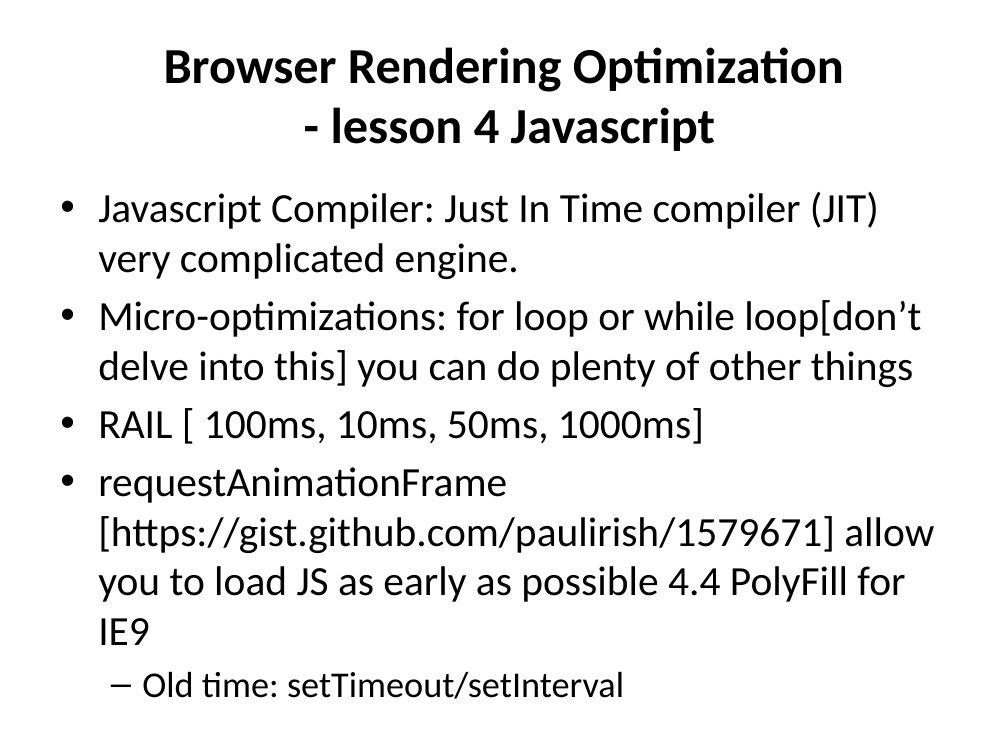
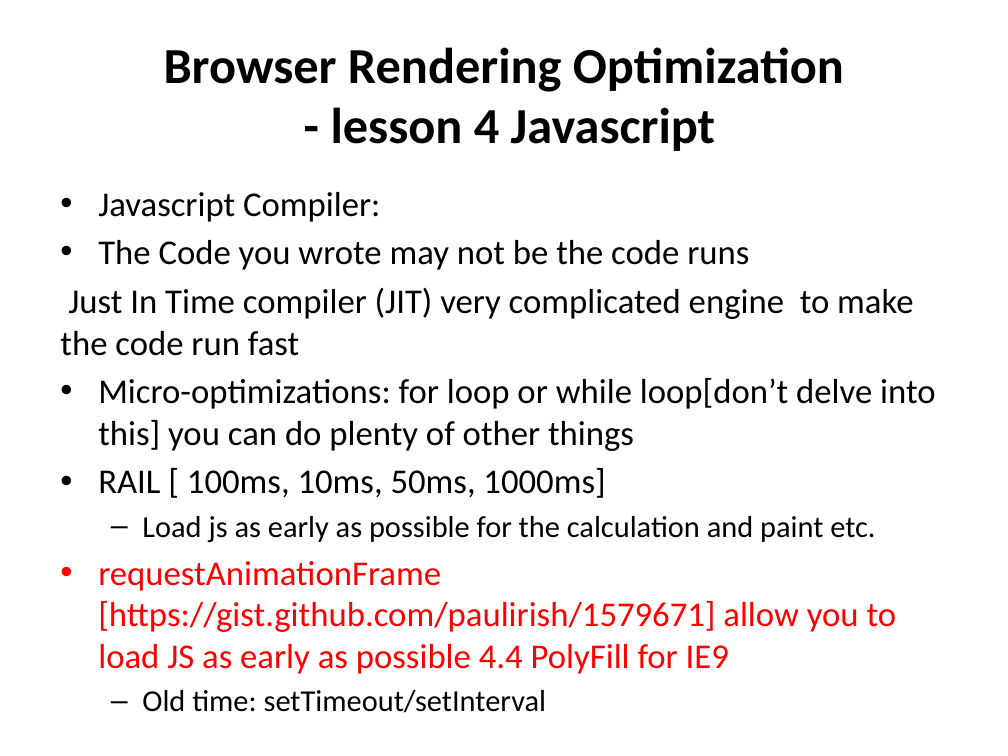
Before and after one commit to canaantt/canaantt.github.io, a slide deck: slide 15 of FE_P4/Techie_0224.pptx. Drawn at 1008x756 pixels with LibreOffice and Linux fonts; fonts in the diff are those of the drawing. Boxes give left, top, right and bottom in pixels: in the first picture for what was removed or moved away, otherwise in the second. Text is boxed around its words. In the diff, an @@ line names an element or a change of style, - is before the commit and + after.

Commit message:
updated ppt

```diff
--- a/FE_P4/Techie_0224.pptx
+++ b/FE_P4/Techie_0224.pptx
@@ text at [60, 192, 913, 356]: text changed; size 29.6 to 24.8 pt @@
-• Javascript Compiler: Just In Time compiler (JIT) very complicated engine.
+• Javascript Compiler:
+• The Code you wrote may not be the code runs
+Just In Time compiler (JIT) very complicated engine to make the code run fast
@@ text at [98, 378, 936, 674]: size 29.6 to 24.8 pt in "Micro-optimizations: for loop or while loop[don’t delve ...", "RAIL [ 100ms, 10ms, 50ms, 1000ms]", "requestAnimationFrame [https://gist.github.com/paulirish/157 ..."; text colour #000000 to #FF0000 in "requestAnimationFrame [https://gist.github.com/paulirish/157 ..."; size 25.9 to 21.7 pt in "Old time: setTimeout/setInterval" @@
@@ text at [142, 516, 875, 543]: paragraph added @@
+  – Load js as early as possible for the calculation and paint etc.
```
Also in this commit, not shown: 1 slide added.
